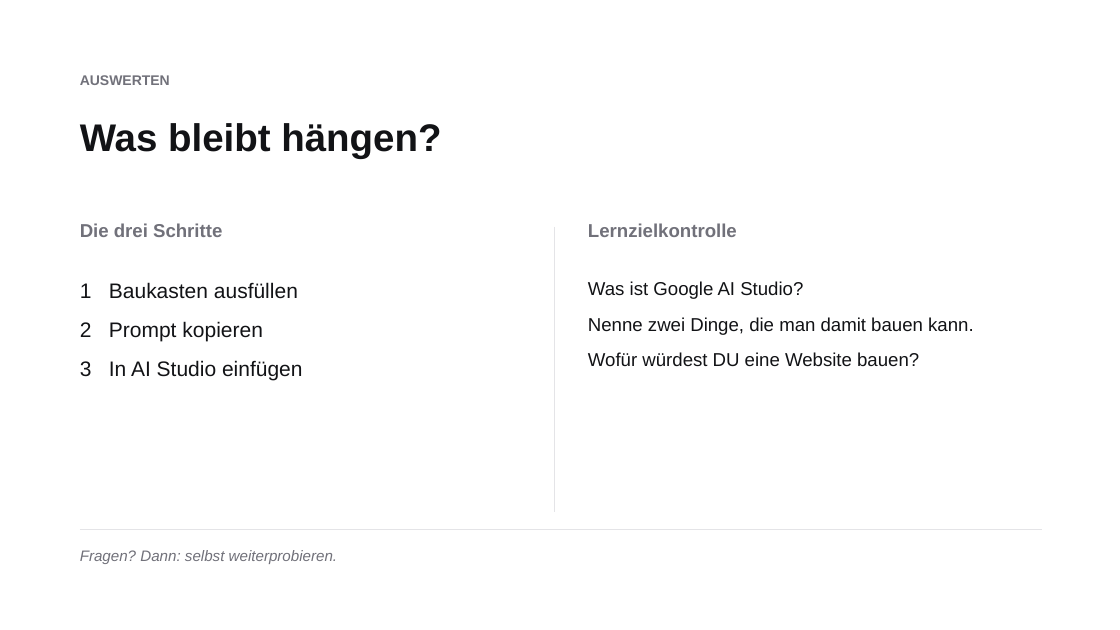
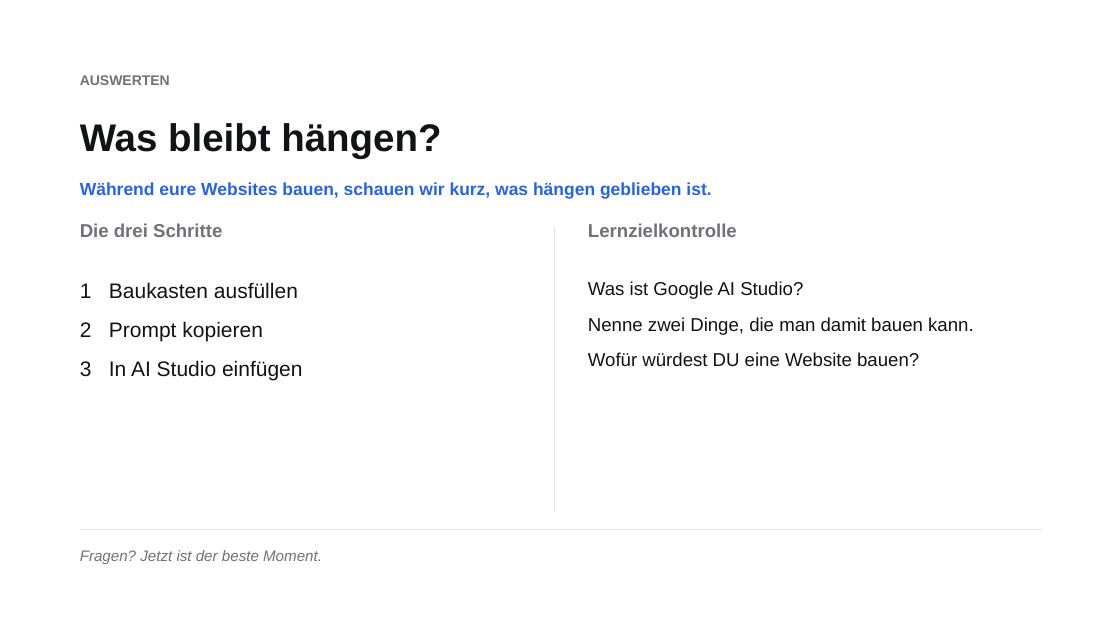
Before and after one commit to criseone/meine-website-ai-studio, a slide deck: slide 9 of unterlagen/slides.pptx. Drawn at 1120x630 pixels with LibreOffice and Linux fonts; fonts in the diff are those of the drawing. Boxes give left, top, right and bottom in pixels: in the first picture for what was removed or moved away, otherwise in the second. Text is boxed around its words. In the diff, an @@ line names an element or a change of style, - is before the commit and + after.

```diff
--- a/unterlagen/slides.pptx
+++ b/unterlagen/slides.pptx
@@ text added at bbox=[80, 182, 711, 199], 15 pt, text #2563EB, bold @@
+Während eure Websites bauen, schauen wir kurz, was hängen geblieben ist.
@@ text at bbox=[80, 550, 322, 564]: text changed @@
-Fragen? Dann: selbst weiterprobieren.
+Fragen? Jetzt ist der beste Moment.
```
Also in this commit, not shown: 7 other slides changed, 8 other files.
